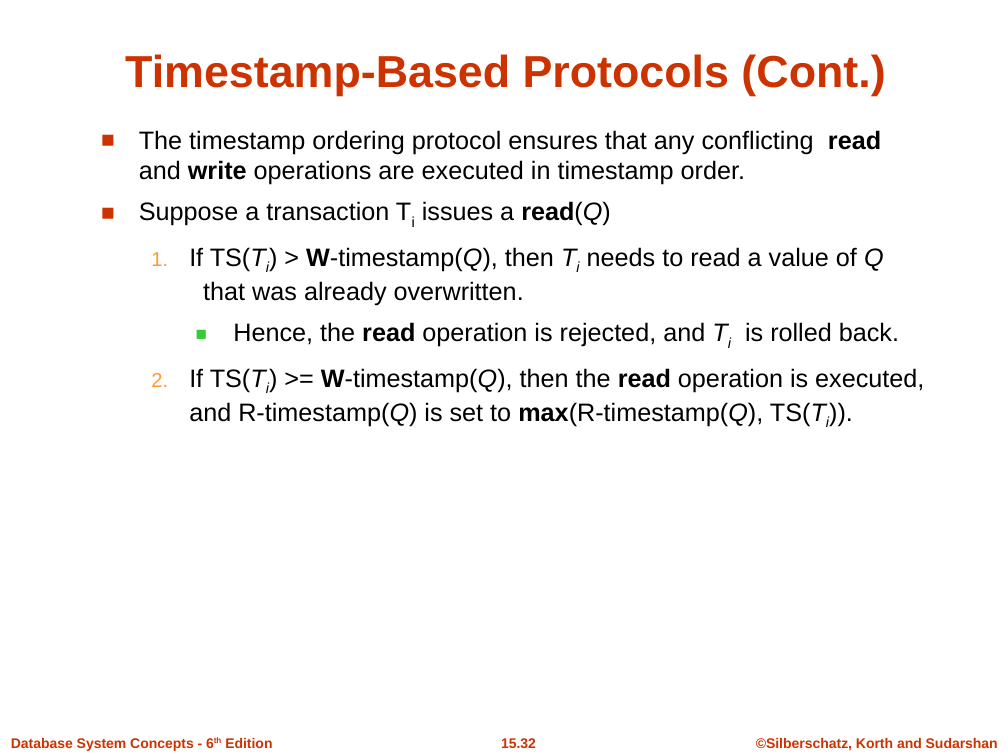
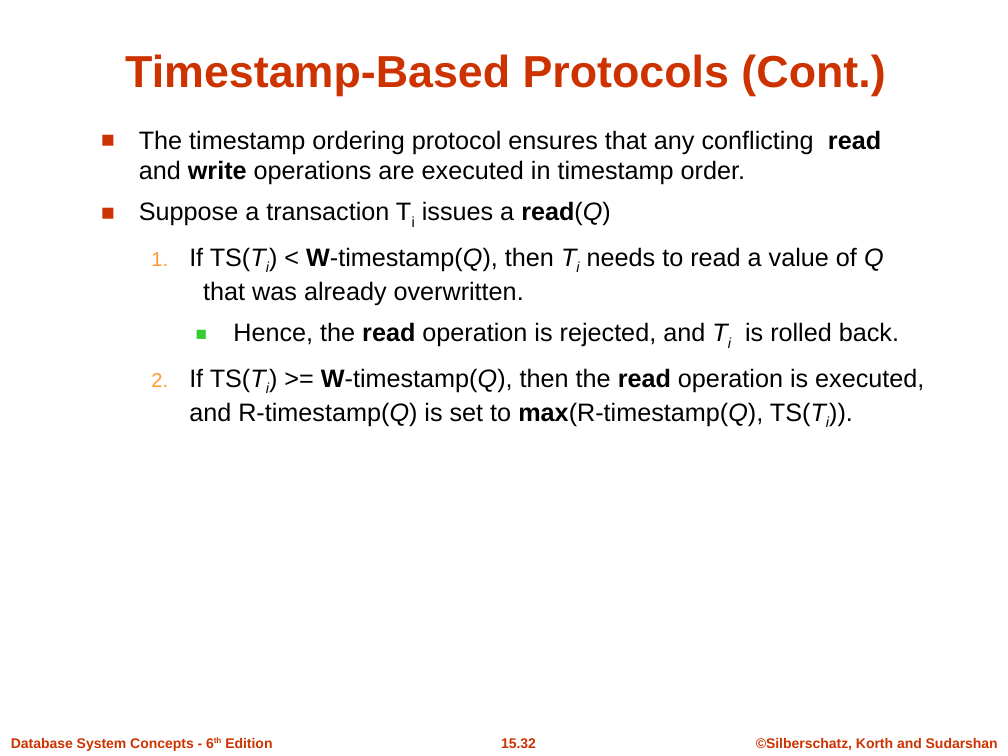
Before and after one commit to solaimanhosen/COURSES, a slide deck: slide 32 of SPRING-18/CSE464/CSE464Students/Lectures/ch15.ppt. Drawn at 1008x756 pixels with LibreOffice and Linux fonts; fonts in the diff are those of the drawing; background and template pictures are left out. Boxes give left, top, right and bottom in pixels: in the first picture for what was removed or moved away, otherwise in the second. Text is boxed around its words. In the diff, an @@ line names an element or a change of style, - is before the commit and + after.

Commit message:
new slide

```diff
--- a/SPRING-18/CSE464/CSE464Students/Lectures/ch15.ppt
+++ b/SPRING-18/CSE464/CSE464Students/Lectures/ch15.ppt
@@ text at bbox=[189, 247, 884, 306]: text changed @@
-  1. If TS(Ti) > W-timestamp(Q), then Ti needs to read a value of Q that was already overwritten.
+  1. If TS(Ti) < W-timestamp(Q), then Ti needs to read a value of Q that was already overwritten.
```
Also in this commit, not shown: 15 other files.
